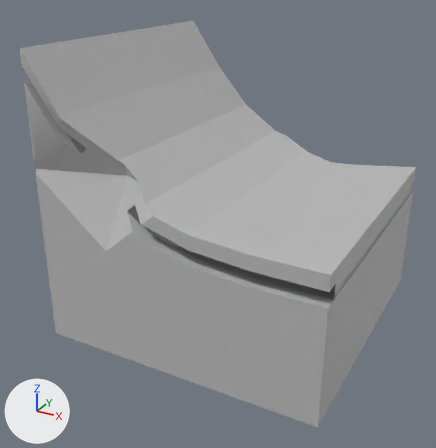
Renders of the FBX model Assets/Models/collisionMeshes/detailedMeshes/m_trans0to56_main_2x2.fbx from each side of a commit.
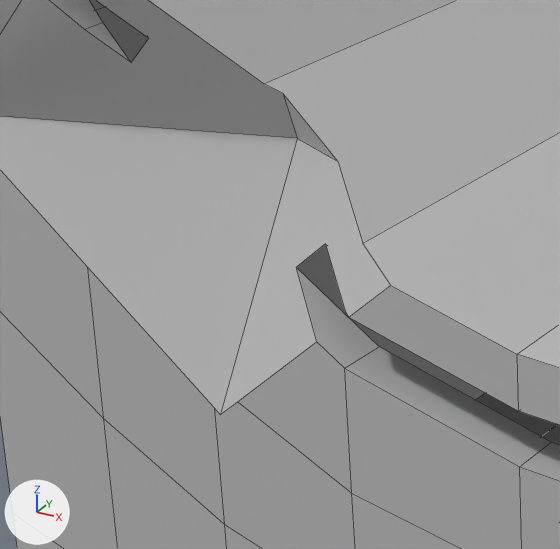
The first picture shows the older version from a 50 mm camera at (0.81, -3.68, 1.49) aimed at (-1.11, -0.19, -0.26). The close-ups show both versions on the part from 10% to 46% of the width and 31% to 64% of the height of that picture; other places that the commit changed are outside them. Every picture has the same lights, and +X, +Y and +Z are marked at lower left. The close-ups show mesh edges as thin lines. Where no turn or scale is listed for an object, it has been applied to the vertices.

In view in the first close-up: 'main'.
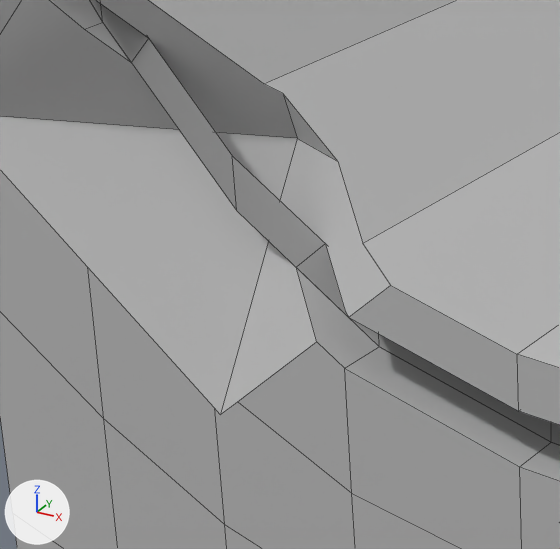
Pixel boxes (x1, y1, x2, y2) of what changed, in the close-ups (560 x 549 px):
'darkBlue', added
    after: (90, 0, 560, 445)

The change in detail:
Mesh me_mesh_1 is new.
It has 28 vertices, 12 faces and spans x -2.0..0.0, y -0.9..0.9, z 0.0..1.1.
It uses material mat_lambert1 (grey #bcbcbc).
Object 'darkBlue' (ob_darkblue) is new; it shows me_mesh_1.
Its location is (0.0, 0.0, -0.2).
